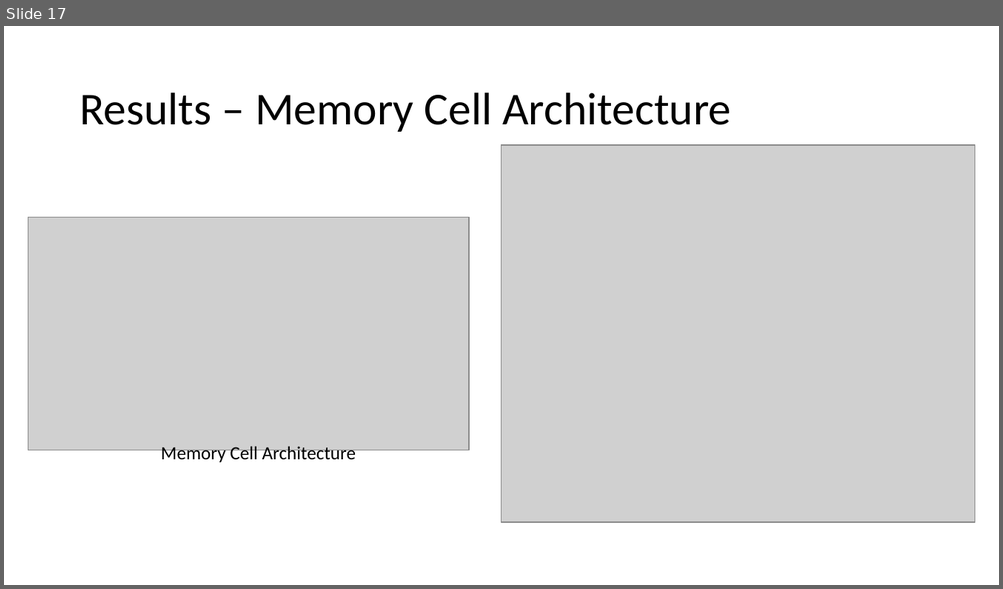
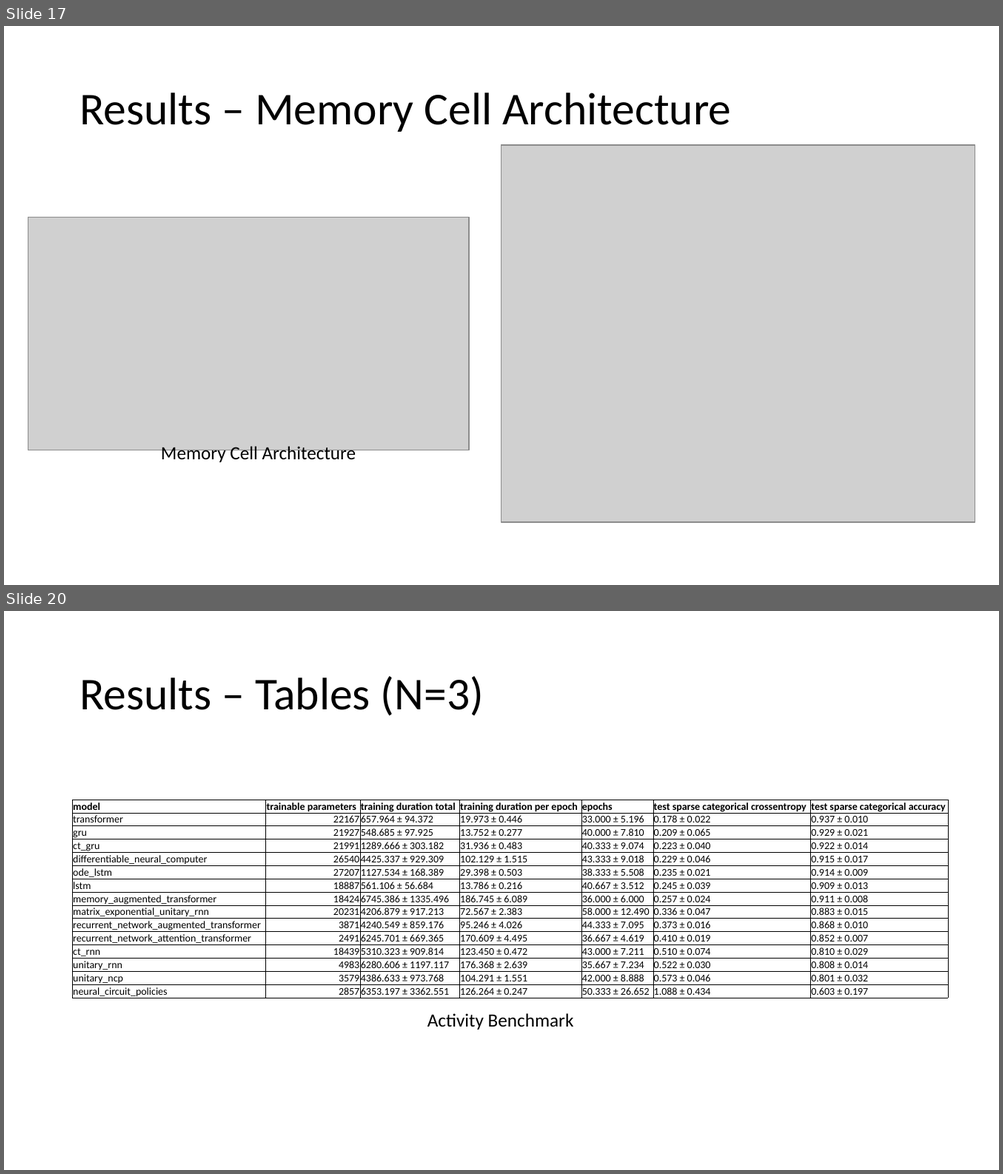
Before and after one commit to Oidlichtnwoada/NeuralNetworkArena, a slide deck: thesis/presentations/thesis_presentation.pptx. Shown one above the other, each under a label of ours: slide 17 before the commit, slides 17 and 20 after it; the slides between them are not shown. The pictures are 1003x589 and 1003x1174 pixels, drawn with LibreOffice and Linux fonts; fonts in the diff are those of the drawing; grey boxes stand for pictures. Boxes give left, top, right and bottom in pixels: in the first picture for what was removed or moved away, otherwise in the second. Text is boxed around its words. In the diff, an @@ line names an element or a change of style, - is before the commit and + after.

```diff
--- a/thesis/presentations/thesis_presentation.pptx
+++ b/thesis/presentations/thesis_presentation.pptx
@@ slide 20 added at bbox=[4, 611, 999, 1170], background #FFFFFF @@
@@ title added at bbox=[79, 676, 484, 716], 44 pt, text #000000 @@
+Results – Tables (N=3)
@@ table added at bbox=[73, 800, 947, 1000], 15 rows, 7 columns @@
+model | trainable parameters | training duration total | training duration per epoch | epochs | test sparse categorical crossentropy | test sparse categorical accuracy
+transformer | 22167 | 657.964 ± 94.372 | 19.973 ± 0.446 | 33.000 ± 5.196 | 0.178 ± 0.022 | 0.937 ± 0.010
+gru | 21927 | 548.685 ± 97.925 | 13.752 ± 0.277 | 40.000 ± 7.810 | 0.209 ± 0.065 | 0.929 ± 0.021
+ct_gru | 21991 | 1289.666 ± 303.182 | 31.936 ± 0.483 | 40.333 ± 9.074 | 0.223 ± 0.040 | 0.922 ± 0.014
+differentiable_neural_computer | 26540 | 4425.337 ± 929.309 | 102.129 ± 1.515 | 43.333 ± 9.018 | 0.229 ± 0.046 | 0.915 ± 0.017
+ode_lstm | 27207 | 1127.534 ± 168.389 | 29.398 ± 0.503 | 38.333 ± 5.508 | 0.235 ± 0.021 | 0.914 ± 0.009
+lstm | 18887 | 561.106 ± 56.684 | 13.786 ± 0.216 | 40.667 ± 3.512 | 0.245 ± 0.039 | 0.909 ± 0.013
+memory_augmented_transformer | 18424 | 6745.386 ± 1335.496 | 186.745 ± 6.089 | 36.000 ± 6.000 | 0.257 ± 0.024 | 0.911 ± 0.008
+matrix_exponential_unitary_rnn | 20231 | 4206.879 ± 917.213 | 72.567 ± 2.383 | 58.000 ± 12.490 | 0.336 ± 0.047 | 0.883 ± 0.015
+recurrent_network_augmented_transformer | 3871 | 4240.549 ± 859.176 | 95.246 ± 4.026 | 44.333 ± 7.095 | 0.373 ± 0.016 | 0.868 ± 0.010
+recurrent_network_attention_transformer | 2491 | 6245.701 ± 669.365 | 170.609 ± 4.495 | 36.667 ± 4.619 | 0.410 ± 0.019 | 0.852 ± 0.007
+ct_rnn | 18439 | 5310.323 ± 909.814 | 123.450 ± 0.472 | 43.000 ± 7.211 | 0.510 ± 0.074 | 0.810 ± 0.029
+unitary_rnn | 4983 | 6280.606 ± 1197.117 | 176.368 ± 2.639 | 35.667 ± 7.234 | 0.522 ± 0.030 | 0.808 ± 0.014
+unitary_ncp | 3579 | 4386.633 ± 973.768 | 104.291 ± 1.551 | 42.000 ± 8.888 | 0.573 ± 0.046 | 0.801 ± 0.032
+neural_circuit_policies | 2857 | 6353.197 ± 3362.551 | 126.264 ± 0.247 | 50.333 ± 26.652 | 1.088 ± 0.434 | 0.603 ± 0.197
@@ text added at bbox=[427, 1014, 574, 1030], 18 pt, text #000000 @@
+Activity Benchmark
```
Also in this commit, not shown: 3 slides changed, 1 other slide added.
